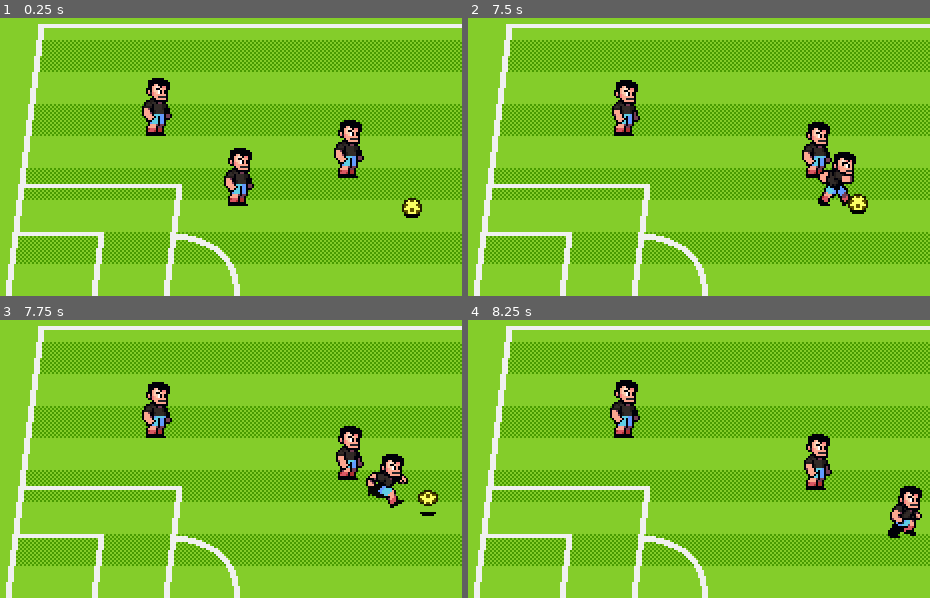
Above: before the commit, frames 1-4 (two rows, left to right).
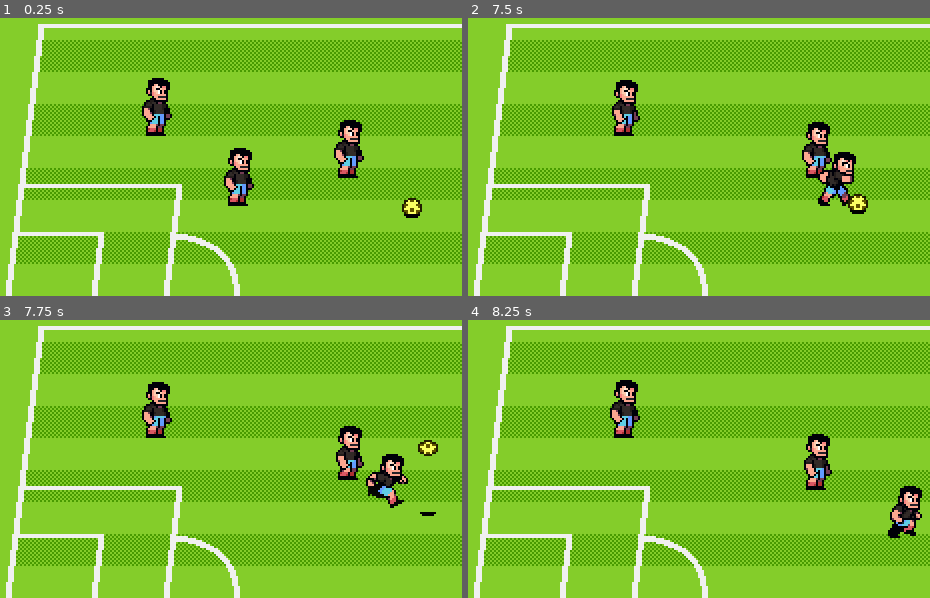
Above: after the commit, the same moments.

Repository: NeutronLc/soccer-match
Game: Godot game, scene res://scenes/world.tscn
The game is run twice, just before and just after one commit, with the same random seed, the same clock (stepped at 60 frames per second) and the same inputs.
Inputs:
- Up to frame 1 (0.25 s): no input
- Up to frame 2 (7.5 s): hold Right (p1_right) 0.53-1.28 s; tap one key every 0.75 s from 0.6 s: [ (p1_pass) ] (p1_shoot) S (p2_down) A (p2_left) F (p2_pass) D (p2_right) G (p2_shoot) W (p2_up) [ (p1_pass) ] (p1_shoot); hold Down (p1_down) 1.28-2.03 s; hold Right (p1_right) 2.03-2.78 s; hold Up (p1_up) 2.78-3.53 s; hold Left (p1_left) 3.53-5.03 s; hold Down (p1_down) 5.03-5.78 s; hold Right (p1_right) 5.78-6.53 s; hold Up (p1_up) 6.53-7.28 s; hold Right (p1_right) from 7.28 s (still down)
- Up to frame 3 (7.75 s): keep holding Right (p1_right)
- Up to frame 4 (8.25 s): release Right (p1_right) at 8.03 s; hold Down (p1_down) from 8.03 s (still down); tap S (p2_down) at 8.1 s

Frames 1-2 are identical in both runs. In frame 3, 0.4% of the frame differs, in the area x 90-95%, y 43-67%; in frame 4, nothing differs.

Commit message:
added ball freeform state with gravity and bounciness

Diff:
--- a/scenes/ball/ball.gd
+++ b/scenes/ball/ball.gd
@@ -3,6 +3,9 @@
 
 
 enum State {CARRIED, FREEFORM, SHOT}
+
+@export var friction_air : float
+@export var friction_ground : float
 
 @onready var animation_player: AnimationPlayer = %AnimationPlayer
 @onready var ball_sprite: Sprite2D = %BallSprite
@@ -11,6 +14,7 @@
 var carrier : Player = null
 var current_state : BallState = null
 var height := 0.0
+var height_velocity := 0.0
 var state_factory := BallStateFactory.new()
 var velocity := Vector2.ZERO
 
--- a/scenes/ball/ball.tscn
+++ b/scenes/ball/ball.tscn
@@ -72,6 +72,8 @@
 collision_layer = 4
 sync_to_physics = false
 script = ExtResource("1_stoaj")
+friction_air = 35.0
+friction_ground = 250.0
 
 [node name="BallSprite" type="Sprite2D" parent="."]
 unique_name_in_owner = true
--- a/scenes/ball/ball_states/ball_state.gd
+++ b/scenes/ball/ball_states/ball_state.gd
@@ -1,5 +1,7 @@
 class_name BallState
 extends Node
+
+const GRAVITY := 10.0
 
 signal state_transition_requested(new_state: Ball.State)
 
@@ -16,3 +18,25 @@
 	carrier = context_carrier
 	animation_player = context_animation_player
 	sprite = context_sprite
+
+
+func set_ball_animation_from_velocity() -> void:
+	if ball.velocity == Vector2.ZERO:
+		animation_player.play("idle")
+	elif ball.velocity.x > 0:
+		animation_player.play("roll")
+		animation_player.advance(0)
+	else:
+		animation_player.play_backwards("roll")
+		animation_player.advance(0)
+
+
+func process_gravity(delta: float, bounciness: float = 0.0) -> void:
+	if ball.height > 0  or ball.height_velocity > 0:
+		ball.height_velocity -= GRAVITY * delta
+		ball.height += ball.height_velocity
+		if ball.height < 0:
+			ball.height = 0
+			if bounciness > 0 and ball.height_velocity < 0:
+				ball.height_velocity = -ball.height_velocity * bounciness
+				ball.velocity *= bounciness
--- a/scenes/ball/ball_states/ball_state_carried.gd
+++ b/scenes/ball/ball_states/ball_state_carried.gd
@@ -27,4 +27,5 @@
 			animation_player.advance(0)
 	else:
 		animation_player.play("idle")
+	process_gravity(delta)
 	ball.position = carrier.position + Vector2(vx + carrier.heading.x * OFFSET_FROM_PLAYER.x, OFFSET_FROM_PLAYER.y)
--- a/scenes/ball/ball_states/ball_state_freeform.gd
+++ b/scenes/ball/ball_states/ball_state_freeform.gd
@@ -2,18 +2,21 @@
 extends BallState
 
 
-#const MAX_CAPTURE_HEIGHT := 25
-#
-#var time_since_freeform := Time.get_ticks_msec()
+const BOUNCINESS := 0.8
 
 
 func _enter_tree() -> void:
 	player_detection_area.body_entered.connect(on_player_enter.bind())
-	#time_since_freeform = Time.get_ticks_msec()
 
 
 func on_player_enter(body: Player) -> void:
-	#if body.can_carry_ball() and ball.height < MAX_CAPTURE_HEIGHT:
 	ball.carrier = body
-		#body.control_ball()
 	state_transition_requested.emit(Ball.State.CARRIED)
+
+
+func _process(delta: float) -> void:
+	set_ball_animation_from_velocity()
+	var friction := ball.friction_air if ball.height > 0 else ball.friction_ground
+	ball.velocity = ball.velocity.move_toward(Vector2.ZERO, friction * delta)
+	process_gravity(delta ,BOUNCINESS)
+	ball.move_and_collide(ball.velocity * delta)
--- a/scenes/ball/ball_states/ball_state_shot.gd
+++ b/scenes/ball/ball_states/ball_state_shot.gd
@@ -2,37 +2,26 @@
 extends BallState
 
 const DURATION_SHOT := 1000
-const SHOT_HEIGHT := 5
+const SHOT_HEIGHT := 30
 const SHOT_SPRITE_SCALE := 0.8
 
 var time_since_shot := Time.get_ticks_msec()
 
 
 func _enter_tree() -> void:
-	if ball.velocity.x >= 0:
-		animation_player.play("roll")
-		animation_player.advance(0)
-	else:
-		animation_player.play_backwards("roll")
-		animation_player.advance(0)
-	#set_ball_animation_from_velocity()
+	set_ball_animation_from_velocity()
 	sprite.scale.y = SHOT_SPRITE_SCALE
 	ball.height = SHOT_HEIGHT
-	#time_since_shot = Time.get_ticks_msec()
-	#shot_particles.emitting = true
-	#GameEvents.impact_received.emit(ball.position, true)
+	time_since_shot = Time.get_ticks_msec()
 
 
 func _process(delta: float) -> void:
 	ball.move_and_collide(ball.velocity * delta)
 	if Time.get_ticks_msec() - time_since_shot > DURATION_SHOT:
 		state_transition_requested.emit(Ball.State.FREEFORM)
-		#transition_state(Ball.State.FREEFORM)
 	else:
 		ball.move_and_collide(ball.velocity * delta)
-		#move_and_bounce(delta)
 
 
 func _exit_tree() -> void:
 	sprite.scale.y = 1.0
-	#shot_particles.emitting = false
